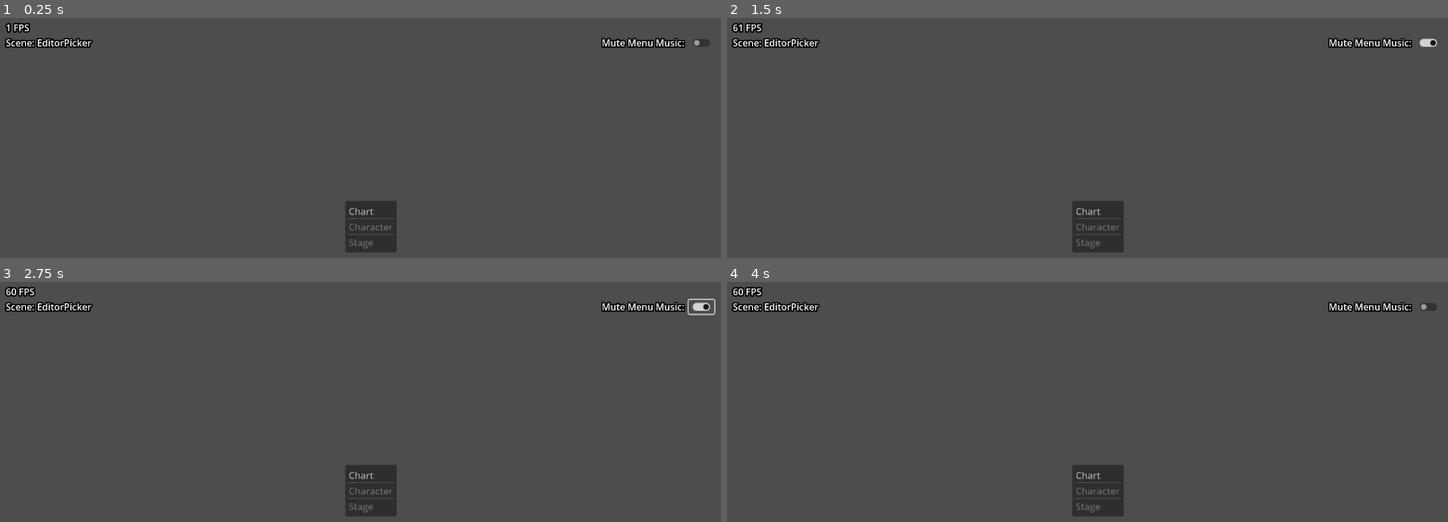
Above: before the commit, frames 1-4 (two rows, left to right).
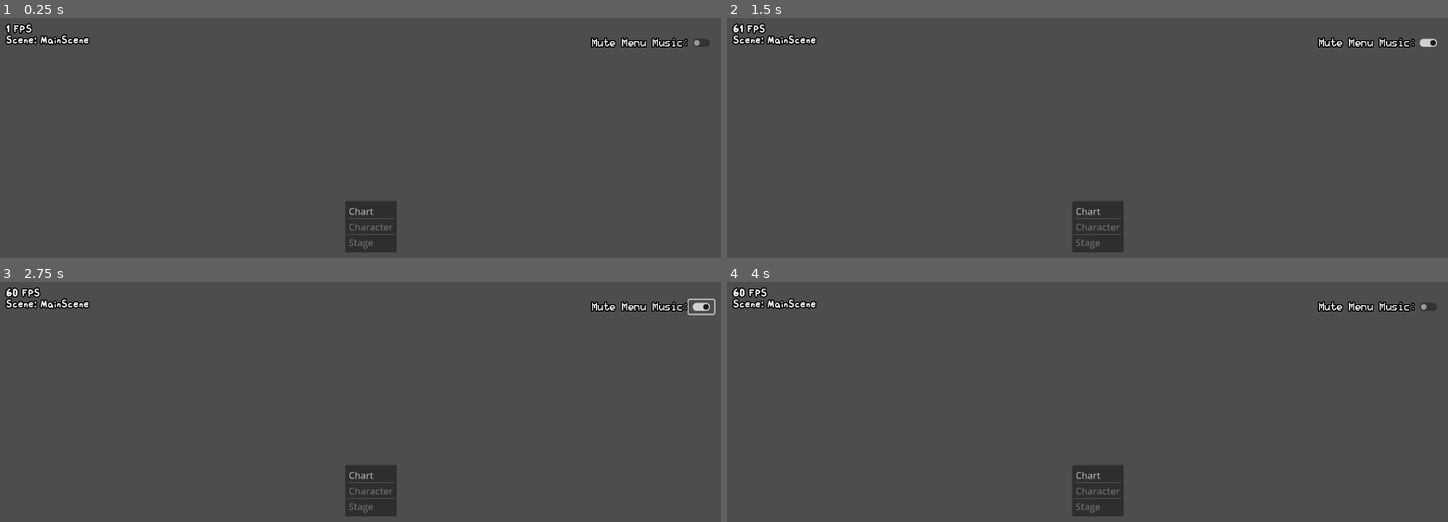
Above: after the commit, the same moments.

Repository: rodney528/Funkin-Editor
Game: Godot game, scene res://source/backend/scenes/main_scene.tscn
The game is run twice, just before and just after one commit, with the same random seed, the same clock (stepped at 60 frames per second) and the same inputs. Before the commit the project starts from res://source/scenes/editor_picker.tscn.
Inputs (mouse positions are in pixels of both pictures, inside the frame that each line leads up to):
- Up to frame 1 (0.25 s): no input
- Up to frame 2 (1.5 s): tap Enter at 0.5 s; move the mouse to (1260, 205) at 0.52 s; hold Up (ui_up) 0.53-1.25 s; click (1260, 205) at 0.67 s; tap Space (ui_select) at 0.77 s; click (1426, 42) at 1.25 s
- Up to frame 3 (2.75 s): tap Space (ui_select) at 2, 2.27 s; move the mouse to (223, 512) at 2.02 s; hold Down (ui_down) from 2.03 s (still down)
- Up to frame 4 (4 s): tap Enter at 2.75 s; move the mouse to (1174, 399) at 2.77 s; release Down (ui_down) at 2.78 s; hold Up (ui_up) from 2.78 s (still down); tap Space (ui_select) at 3.5, 3.77 s; move the mouse to (outside the picture) at 3.52 s; click (outside the picture) at 3.67 s

The runs differ from the first frame. In frame 1, 0.9% of the frame differs, in the area x 0-96%, y 1-13%; in frame 2, 1.0%; in frame 3, 1.0%; in frame 4, 1.0%.

Commit message:
😎
* Added theme stuff.
* Made a scene management system that works similar to haxe-flixel.
* Added more fonts.
* Progress on KeyCount related things.

Diff:
--- /dev/null
+++ b/_assets/themes/base_label_settings.tres
@@ -0,0 +1,9 @@
+[gd_resource type="LabelSettings" format=3 uid="uid://cyjr1dohwrsjy"]
+
+[ext_resource type="FontFile" uid="uid://cx7vd8i083o4k" path="res://assets/fonts/vcr-jp.ttf" id="1_d5l8m"]
+
+[resource]
+font = ExtResource("1_d5l8m")
+font_size = 14
+outline_size = 8
+outline_color = Color(0, 0, 0, 1)
--- /dev/null
+++ b/_assets/themes/button/style_box.tres
@@ -0,0 +1,18 @@
+[gd_resource type="StyleBoxFlat" format=3 uid="uid://cviu7yeg0xdwx"]
+
+[resource]
+content_margin_left = 10.0
+content_margin_top = 5.0
+content_margin_right = 10.0
+content_margin_bottom = 5.0
+bg_color = Color(0.2784314, 0.54901963, 0.7490196, 1)
+border_width_left = 5
+border_width_top = 5
+border_width_right = 5
+border_width_bottom = 5
+border_color = Color(0.185, 0.3635, 0.5, 1)
+border_blend = true
+corner_radius_top_left = 5
+corner_radius_top_right = 5
+corner_radius_bottom_right = 5
+corner_radius_bottom_left = 5
--- /dev/null
+++ b/_assets/themes/button/style_box_hover.tres
@@ -0,0 +1,18 @@
+[gd_resource type="StyleBoxFlat" format=3 uid="uid://bi5bkp82jdxjw"]
+
+[resource]
+content_margin_left = 10.0
+content_margin_top = 5.0
+content_margin_right = 10.0
+content_margin_bottom = 5.0
+bg_color = Color(0.37, 0.727, 1, 1)
+border_width_left = 5
+border_width_top = 5
+border_width_right = 5
+border_width_bottom = 5
+border_color = Color(0.2784314, 0.54901963, 0.7490196, 1)
+border_blend = true
+corner_radius_top_left = 5
+corner_radius_top_right = 5
+corner_radius_bottom_right = 5
+corner_radius_bottom_left = 5
--- /dev/null
+++ b/_assets/themes/button/style_box_hover_pressed.tres
@@ -0,0 +1,18 @@
+[gd_resource type="StyleBoxFlat" format=3 uid="uid://bqj560fngwdgq"]
+
+[resource]
+content_margin_left = 10.0
+content_margin_top = 5.0
+content_margin_right = 10.0
+content_margin_bottom = 5.0
+bg_color = Color(0.22200002, 0.43620002, 0.6, 1)
+border_width_left = 5
+border_width_top = 5
+border_width_right = 5
+border_width_bottom = 5
+border_color = Color(0.148, 0.2908, 0.4, 1)
+border_blend = true
+corner_radius_top_left = 5
+corner_radius_top_right = 5
+corner_radius_bottom_right = 5
+corner_radius_bottom_left = 5
--- /dev/null
+++ b/_assets/themes/button/style_box_pressed.tres
@@ -0,0 +1,18 @@
+[gd_resource type="StyleBoxFlat" format=3 uid="uid://41h2g1u85q2l"]
+
+[resource]
+content_margin_left = 10.0
+content_margin_top = 5.0
+content_margin_right = 10.0
+content_margin_bottom = 5.0
+bg_color = Color(0.185, 0.3635, 0.5, 1)
+border_width_left = 5
+border_width_top = 5
+border_width_right = 5
+border_width_bottom = 5
+border_color = Color(0.148, 0.2908, 0.4, 1)
+border_blend = true
+corner_radius_top_left = 5
+corner_radius_top_right = 5
+corner_radius_bottom_right = 5
+corner_radius_bottom_left = 5
--- /dev/null
+++ b/_assets/themes/theme.tres
@@ -0,0 +1,52 @@
+[gd_resource type="Theme" format=3 uid="uid://d2ju6vnaa4aqm"]
+
+[ext_resource type="FontFile" uid="uid://5vtfi7gt7a1t" path="res://assets/fonts/vcr-jp.ttf" id="1_lvqnu"]
+[ext_resource type="StyleBox" uid="uid://bi5bkp82jdxjw" path="res://_assets/themes/button/style_box_hover.tres" id="2_emic0"]
+[ext_resource type="StyleBox" uid="uid://bqj560fngwdgq" path="res://_assets/themes/button/style_box_hover_pressed.tres" id="3_eatx5"]
+[ext_resource type="StyleBox" uid="uid://cviu7yeg0xdwx" path="res://_assets/themes/button/style_box.tres" id="4_5w4y6"]
+[ext_resource type="StyleBox" uid="uid://41h2g1u85q2l" path="res://_assets/themes/button/style_box_pressed.tres" id="5_1mx0p"]
+
+[resource]
+Button/font_sizes/font_size = 14
+Button/fonts/font = ExtResource("1_lvqnu")
+Button/styles/hover = ExtResource("2_emic0")
+Button/styles/hover_pressed = ExtResource("3_eatx5")
+Button/styles/normal = ExtResource("4_5w4y6")
+Button/styles/pressed = ExtResource("5_1mx0p")
+CheckBox/font_sizes/font_size = 14
+CheckBox/fonts/font = ExtResource("1_lvqnu")
+CheckButton/font_sizes/font_size = 14
+CheckButton/fonts/font = ExtResource("1_lvqnu")
+ColorPickerButton/font_sizes/font_size = 14
+ColorPickerButton/fonts/font = ExtResource("1_lvqnu")
+ItemList/font_sizes/font_size = 14
+ItemList/fonts/font = ExtResource("1_lvqnu")
+Label/font_sizes/font_size = 14
+Label/fonts/font = ExtResource("1_lvqnu")
+LineEdit/font_sizes/font_size = 14
+LineEdit/fonts/font = ExtResource("1_lvqnu")
+MenuBar/fonts/font = ExtResource("1_lvqnu")
+MenuBar/styles/hover = ExtResource("2_emic0")
+MenuBar/styles/hover_pressed = ExtResource("3_eatx5")
+MenuBar/styles/normal = ExtResource("4_5w4y6")
+MenuBar/styles/pressed = ExtResource("5_1mx0p")
+MenuButton/font_sizes/font_size = 14
+MenuButton/fonts/font = ExtResource("1_lvqnu")
+OptionButton/font_sizes/font_size = 14
+OptionButton/fonts/font = ExtResource("1_lvqnu")
+PopupMenu/font_sizes/font_separator_size = 14
+PopupMenu/font_sizes/font_size = 14
+PopupMenu/font_sizes/title_font_size = 14
+PopupMenu/fonts/font = ExtResource("1_lvqnu")
+PopupMenu/fonts/font_separator = ExtResource("1_lvqnu")
+PopupMenu/fonts/title_font = ExtResource("1_lvqnu")
+ProgressBar/font_sizes/font_size = 14
+ProgressBar/fonts/font = ExtResource("1_lvqnu")
+TabContainer/font_sizes/font_size = 14
+TabContainer/fonts/font = ExtResource("1_lvqnu")
+TextEdit/font_sizes/font_size = 14
+TextEdit/fonts/font = ExtResource("1_lvqnu")
+Tree/font_sizes/font_size = 14
+Tree/font_sizes/title_button_font_size = 12
+Tree/fonts/font = ExtResource("1_lvqnu")
+Tree/fonts/title_button_font = ExtResource("1_lvqnu")
--- a/project.godot
+++ b/project.godot
@@ -11,7 +11,7 @@
 [application]
 
 config/name="Funkin' Editor"
-run/main_scene="uid://c4js7rf68hl27"
+run/main_scene="uid://dnjrx1xe57hq4"
 config/features=PackedStringArray("4.6", "GL Compatibility")
 config/icon="res://icon.svg"
 
@@ -25,12 +25,23 @@
 StatsOverlay="*uid://bq0ck54euhkci"
 Assets="*uid://chg6v134lo6f7"
 Paths="*uid://dj8nmsn2swid5"
+KeyCountUtil="*uid://cg5ds5arrmht7"
 QuantUtil="*uid://d4n0r41j2kt3i"
 
 [display]
 
 window/size/viewport_width=1280
 window/size/viewport_height=720
+
+[file_customization]
+
+folder_colors={
+"res://_assets/": "gray",
+"res://assets/": "blue",
+"res://autoload/": "purple",
+"res://mods/": "green",
+"res://source/": "orange"
+}
 
 [input]
 
--- a/source/backend/display/stats-overlay.gd
+++ b/source/backend/display/stats-overlay.gd
@@ -10,10 +10,10 @@
 func _ready():
 	process_mode = Node.PROCESS_MODE_ALWAYS
 	layer = 10000
-	#text.add_theme_font_override('font', load('res://assets/fonts/JetBrainsMono-Bold.ttf'))
-	#text.add_theme_font_size_override('font_size', 18)
-	text.add_theme_constant_override('outline_size', 10)
-	text.position = Vector2(10, 5)
+	text.add_theme_font_override('font', load('res://assets/fonts/funkin.ttf'))
+	text.add_theme_font_size_override('font_size', 20)
+	text.add_theme_constant_override('outline_size', 8)
+	text.position = Vector2(10, 10)
 	text.text = '0 FPS'
 	group.add_child(text)
 	add_child(group)
--- /dev/null
+++ b/source/backend/scenes/main_scene.gd
@@ -0,0 +1,16 @@
+class_name Scene extends Scene2D
+
+@export_file('*.tscn', '*.scn', '*.res') var initial_scene:String
+
+static var scene:Scene2D
+static var _self:Scene
+
+func _ready():
+	_self = self
+	scene = load(initial_scene).instantiate()
+	add_child(scene)
+
+static func switchScene(scene_path:String):
+	scene.queue_free()
+	scene = load(scene_path).instantiate()
+	_self.add_child(scene)
--- /dev/null
+++ b/source/backend/scenes/main_scene.tscn
@@ -0,0 +1,7 @@
+[gd_scene format=3 uid="uid://dnjrx1xe57hq4"]
+
+[ext_resource type="Script" uid="uid://bmyvhu66mrp1" path="res://source/backend/scenes/main_scene.gd" id="1_tle04"]
+
+[node name="MainScene" type="Node2D" unique_id=849600581]
+script = ExtResource("1_tle04")
+initial_scene = "uid://c4js7rf68hl27"
--- /dev/null
+++ b/source/backend/scenes/scene_2d.gd
@@ -0,0 +1,11 @@
+class_name Scene2D extends Node2D
+
+var parent:Scene2D
+var subScene:Scene2D
+
+func loadSubScene(scene_path:String, self_process_mode:ProcessMode = PROCESS_MODE_INHERIT):
+	process_mode = self_process_mode
+	if !Paths.exists(scene_path, Paths.SearchType.RAW):
+		print('[%s.loadSubScene] "%s" doesn\'t exist.' % [get_class(), scene_path])
+		return
+	Scene._self.add_child(load(scene_path).instantiate())
--- /dev/null
+++ b/source/backend/scenes/scene_2d.tscn
@@ -0,0 +1,6 @@
+[gd_scene format=3 uid="uid://ccs378kegflus"]
+
+[ext_resource type="Script" uid="uid://c7st7ryqusc0m" path="res://source/backend/scenes/scene_2d.gd" id="1_5fwcb"]
+
+[node name="Scene2D" type="Node2D" unique_id=580860815]
+script = ExtResource("1_5fwcb")
--- /dev/null
+++ b/source/backend/utils/keycount_util.gd
@@ -0,0 +1,51 @@
+extends Node
+
+const MIN_KEYS = 1 ## The minimum amount of keys.
+const MAX_KEYS = 9 ## The maximum amount of keys.
+
+const L = 0 ## 0 = Left
+const D = 1 ## 1 = Down
+const U = 2 ## 2 = Up
+const R = 3 ## 3 = Right
+
+## Contains data for all possible keycounts.
+var _countData:Dictionary[int, KeyCountData] = {
+	1: KeyCountData.new(1, [U]),
+	2: KeyCountData.new(2, [L, R]),
+	3: KeyCountData.new(3, [L, U, R]),
+	4: KeyCountData.new(4, [L, D, U, R]),
+	5: KeyCountData.new(5, [L, D, U, U, R]),
+	6: KeyCountData.new(6, [L, U, R, L, D, R]),
+	7: KeyCountData.new(7, [L, U, R, U, L, D, R]),
+	8: KeyCountData.new(8, [L, D, U, R, L, D, U, R]),
+	9: KeyCountData.new(9, [L, D, U, R, U, L, D, U, R])
+}
+
+## Returns keycount data of your choosing. If less then `MIN_KEYS` or more then `MAX_KEYS`, this will return null!
+func getData(count:int) -> KeyCountData:
+	if count < MIN_KEYS: print('[KeyCountUtil.getData] %s is less than MIN_KEYS (%s), returning null.' % [count, MIN_KEYS]); return null
+	if count > MAX_KEYS: print('[KeyCountUtil.getData] %s is greater than MAX_KEYS (%s), returning null.' % [count, MAX_KEYS]); return null
+	return _countData[count]
+
+## Wraps an index around the total length of "count". If less then `MIN_KEYS` or more then `MAX_KEYS`, this will return the input!
+func wrap(input:int, count:int) -> int:
+	if count < MIN_KEYS: print('[KeyCountUtil.wrap] %s is less than MIN_KEYS (%s), returning currnet input.' % [input, MIN_KEYS]); return input
+	if count > MAX_KEYS: print('[KeyCountUtil.wrap] %s is greater than MAX_KEYS (%s), returning current input.' % [input, MAX_KEYS]); return input
+	return getData(count).wrap(input)
+
+class KeyCountData extends Node:
+	var count:int
+	var converts:Array[int]
+
+	func _init(_count:int, _converts:Array[int]):
+		count = _count
+		if _converts.size() != count:
+			print('[KeyCountData.new] Count %s converts array has an incorrect size.' % count)
+		converts = _converts
+
+	## Wraps an index around the total length of "count".
+	func wrap(input:int) -> int:
+		return wrapi(input, 0, count - 1)
+
+	func _to_string() -> String:
+		return 'KeyCountData(Count: %s)' % count
--- a/source/backend/utils/quant_util.gd
+++ b/source/backend/utils/quant_util.gd
@@ -1,15 +1,19 @@
 extends Node
 
-const _unknownQuantColor:Color = Color(0x606789ff)
-const quantColors:PackedColorArray = [
+## List of quant indexes.
+const list:Array[int] = [4, 8, 12, 16, 20, 24, 32, 48, 64, 96, 192]
+## If the quant index chosen doesn't exist.
+const _unknownColor:Color = Color(0x606789ff)
+## All possible quant colors.
+const colors:Array[Color] = [
 	Color(0xff3535ff),
 	Color(0x536befff),
 	Color(0xc24b99ff),
 	Color(0x01e550ff),
-	_unknownQuantColor,
+	_unknownColor,
 	Color(0xff7ad7ff),
 	Color(0xffe83dff),
 	Color(0x10ebffff),
-	_unknownQuantColor,
-	_unknownQuantColor,
+	_unknownColor,
+	_unknownColor,
 ]
--- /dev/null
+++ b/source/gameplay/arrows/arrow_field.gd
@@ -0,0 +1,30 @@
+class_name ArrowField extends Node2D
+
+var charter:bool
+var count:int
+
+#var grid
+var strums:Node
+var notes:Node
+
+func _init(_count:int, _charter:bool = false):
+	charter = _charter
+	count = _count
+
+func _ready():
+	strums = Node.new()
+	notes = Node.new()
+
+	generateStrums()
+
+	add_child(strums)
+	add_child(notes)
+
+func generateStrums():
+	for strum in strums:
+		print(strum)
+	for i in range(count):
+		Strum.create(i)
+
+func generateNotes(time:float = -INF):
+	if charter: time = -INF # prevents it from eating your progress
--- a/source/gameplay/arrows/note.gd
+++ b/source/gameplay/arrows/note.gd
@@ -1,13 +1,15 @@
 class_name Note extends Sprite2D
 
-const dirAngles:PackedInt64Array = [0, 270, 90, 180]
+const dirAngles:Array[int] = [0, 270, 90, 180]
 
-var field#:ArrowField
+var field:ArrowField
 var strum:Strum
 
 var id:int
 var time:float
 var type:StringName = &'default'
+
+var skin:String = 'base'
 
 var wasHit = false
 var wasMissed = false
@@ -21,5 +23,6 @@
 	time = _time
 
 func _ready():
-	texture = load('res://assets/images/arrows/base/note head.png')
-	modulate = QuantUtil._unknownQuantColor
+	texture = load(Paths.image('arrows/%s/note head' % skin))
+	modulate = QuantUtil._unknownColor
+	scale = Vector2(0.7, 0.7)
--- a/source/gameplay/arrows/strum.gd
+++ b/source/gameplay/arrows/strum.gd
@@ -1,9 +1,20 @@
 class_name Strum extends AnimatedSprite2D
 
-var quantColor:Color = QuantUtil._unknownQuantColor
+var field:ArrowField
+
+var id:int
+
+var quantColor:Color = QuantUtil._unknownColor
+
+static var _create_id:int = 0
+static func create(_id:int) -> Strum:
+	_create_id = _id
+	return load('res://source/gameplay/arrows/strum.tscn').instantiate()
 
 func _ready():
-	pass
+	id = _create_id
 
 func _on_animation_changed():
-	modulate = (animation == 'static' if Color.WHITE else quantColor)
+	match animation: # allows press to be colorized without effecting void press
+		'static': modulate = Color.WHITE
+		'confirm': modulate = quantColor
--- a/source/scenes/editor_picker.gd
+++ b/source/scenes/editor_picker.gd
@@ -1,4 +1,4 @@
-class_name EditorPicker extends Node2D
+class_name EditorPicker extends Scene2D
 
 func _ready():
 	position = Vector2(get_window().size.x / 2, get_window().size.y / 2)
@@ -8,7 +8,7 @@
 	var id = $editorsList.get_item_text(index)
 	print('[EditorPicker._on_editors_item_activated] Opening "%s" Editor.' % id)
 	match id.to_lower():
-		'chart': get_tree().change_scene_to_file('res://source/scenes/editors/chart_editor.tscn')
+		'chart': Scene.switchScene('res://source/scenes/editors/chart_editor.tscn')
 
 func _on_mute_button_toggled(value:bool):
 	Global.bgMusic.muted = value
--- a/source/scenes/editor_picker.tscn
+++ b/source/scenes/editor_picker.tscn
@@ -1,9 +1,11 @@
 [gd_scene format=3 uid="uid://c4js7rf68hl27"]
 
 [ext_resource type="Script" uid="uid://lbiuu0nwsm2c" path="res://source/scenes/editor_picker.gd" id="1_tdhld"]
+[ext_resource type="LabelSettings" uid="uid://cyjr1dohwrsjy" path="res://_assets/themes/base_label_settings.tres" id="2_hcjeo"]
 
-[node name="EditorPicker" type="Node2D" unique_id=220426132]
+[node name="EditorPicker" type="Node2D" unique_id=1961512660]
 script = ExtResource("1_tdhld")
+metadata/_custom_type_script = "uid://c7st7ryqusc0m"
 
 [node name="editorsList" type="ItemList" parent="." unique_id=773698303]
 clip_contents = false
@@ -37,14 +39,15 @@
 accessibility_name = "mutebutton"
 
 [node name="mute_txt" type="Label" parent="." unique_id=408956706]
-offset_left = 399.0
-offset_top = -329.0
-offset_right = 542.0
-offset_bottom = -306.0
+offset_left = 382.0
+offset_top = -324.0
+offset_right = 551.0
+offset_bottom = -309.0
 accessibility_name = "mutetxt"
 theme_override_colors/font_outline_color = Color(0, 0, 0, 1)
 theme_override_constants/outline_size = 10
 text = "Mute Menu Music:"
+label_settings = ExtResource("2_hcjeo")
 autowrap_trim_flags = 0
 justification_flags = 0
 language = "en"
--- a/source/scenes/editors/chart_editor.gd
+++ b/source/scenes/editors/chart_editor.gd
@@ -1,4 +1,4 @@
-class_name ChartEditor extends Node2D
+class_name ChartEditor extends Scene2D
 
 var _menutheme = Global.bgMusic
 var songTime:float:
@@ -8,9 +8,7 @@
 		return value
 
 func initPlayTest():
-	get_tree().paused = true
-	var subScene = load('res://source/scenes/play_test_scene.tscn').instantiate()
-	add_child(subScene)
+	loadSubScene('res://source/scenes/play_test_scene.tscn', Node.PROCESS_MODE_DISABLED)
 
 var _lastplaying = false
 func _process(_delta:float):
@@ -19,7 +17,7 @@
 		if _lastplaying: _menutheme.playing = false
 		else: Global.startVolTween()
 	if _lastplaying: $time_slider.value = remap(songTime, 0, $currentsong.length, 0, 1)
-	$songInfoTxt/info.text = '%s  /  %s\n%s\n%s\n%s\n%s\n%s  /  %s' % [Global.toDisplayTime($currentson …(247 unchanged characters)…
+	$songInfoTxt/info.text = '%s / %s\n%s\n%s\n%s\n%s\n%s / %s' % [Global.toDisplayTime($currentson …(247 unchanged characters)…
 
 func _unhandled_input(event:InputEvent):
 	if event.is_action_released('ui_home'): songTime = 0
@@ -50,7 +48,7 @@
 			if _lastplaying:
 				Global.startVolTween()
 			$currentsong.playing = false
-			get_tree().change_scene_to_file('res://source/scenes/editor_picker.tscn')
+			Scene.switchScene('res://source/scenes/editor_picker.tscn')
 
 func _on_edit_index_pressed(index:int):
 	var id = $menu_bar/Edit.get_item_text(index)
--- a/source/scenes/editors/chart_editor.tscn
+++ b/source/scenes/editors/chart_editor.tscn
@@ -2,9 +2,12 @@
 
 [ext_resource type="Script" uid="uid://ceu656n8igpmm" path="res://source/scenes/editors/chart_editor.gd" id="1_8c3wk"]
 [ext_resource type="Script" uid="uid://dlnj1owdtcruj" path="res://source/backend/systems/conductor.gd" id="2_oq2wg"]
+[ext_resource type="Theme" uid="uid://d2ju6vnaa4aqm" path="res://_assets/themes/theme.tres" id="3_i1n7p"]
+[ext_resource type="LabelSettings" uid="uid://cyjr1dohwrsjy" path="res://_assets/themes/base_label_settings.tres" id="4_ogk2p"]
 
-[node name="ChartEditor" type="Node2D" unique_id=1960867832]
+[node name="ChartEditor" type="Node2D" unique_id=1053138376]
 script = ExtResource("1_8c3wk")
+metadata/_custom_type_script = "uid://c7st7ryqusc0m"
 
 [node name="currentsong" type="Node" parent="." unique_id=1812109308]
 script = ExtResource("2_oq2wg")
@@ -19,6 +22,7 @@
 offset_bottom = 31.0
 scale = Vector2(1, 0.996875)
 accessibility_name = "menubar"
+theme = ExtResource("3_i1n7p")
 language = "en"
 metadata/_edit_use_anchors_ = true
 
@@ -40,26 +44,22 @@
 oversampling_override = 1.0
 allow_search = false
 
-[node name="rateTxt" type="Label" parent="." unique_id=1232678535]
-offset_left = 855.0
-offset_top = 2.0
-offset_right = 951.0
-offset_bottom = 25.0
-accessibility_name = "rateTxt"
-theme_override_colors/font_outline_color = Color(0, 0, 0, 1)
-theme_override_constants/outline_size = 10
-text = "Rate:  1"
+[node name="rateTxt" type="Label" parent="." unique_id=1819544079]
+offset_left = 758.0
+offset_top = 7.0
+offset_right = 960.0
+offset_bottom = 28.0
+accessibility_name = "ratetxt"
+theme_override_font_sizes/font_size = 14
+text = "Rate: 1"
+label_settings = ExtResource("4_ogk2p")
 horizontal_alignment = 2
-autowrap_trim_flags = 0
-justification_flags = 0
-language = "en"
-metadata/_edit_use_anchors_ = true
 
-[node name="rate_slider" type="HSlider" parent="." unique_id=1496007953]
-offset_left = 958.0
-offset_top = 6.0
-offset_right = 1269.0
-offset_bottom = 22.0
+[node name="rate_slider" type="HSlider" parent="." unique_id=2077559452]
+offset_left = 965.0
+offset_top = 5.0
+offset_right = 1275.0
+offset_bottom = 21.0
 focus_mode = 0
 accessibility_name = "rateslider"
 min_value = 0.1
@@ -70,63 +70,49 @@
 tick_count = 12
 ticks_on_borders = true
 ticks_position = 3
-metadata/_edit_use_anchors_ = true
 
 [node name="songInfoTxt" type="Control" parent="." unique_id=805225570]
 layout_mode = 3
 anchors_preset = 0
-offset_left = 1058.0
+offset_left = 1020.0
 offset_top = 30.0
-offset_right = 1058.0
+offset_right = 1020.0
 offset_bottom = 30.0
 accessibility_name = "songInfoText"
 metadata/_edit_use_anchors_ = true
 
-[node name="header" type="Label" parent="songInfoTxt" unique_id=126101037]
+[node name="header" type="Label" parent="songInfoTxt" unique_id=618561413]
 layout_mode = 0
-offset_right = 121.0
-offset_bottom = 153.0
-scale = Vector2(1.0024661, 1)
+offset_right = 240.0
+offset_bottom = 105.0
 accessibility_name = "header"
-theme_override_colors/font_outline_color = Color(0, 0, 0, 1)
-theme_override_constants/outline_size = 10
 text = "
 Step:
 Beat:
 Measure:
 BPM:
 Time Signature:"
-autowrap_trim_flags = 0
-justification_flags = 0
-language = "en"
-metadata/_edit_use_anchors_ = true
+label_settings = ExtResource("4_ogk2p")
 
-[node name="info" type="Label" parent="songInfoTxt" unique_id=22872880]
+[node name="info" type="Label" parent="songInfoTxt" unique_id=1023527722]
 layout_mode = 0
-offset_left = 1.6212463e-05
-offset_top = 1.0
-offset_right = 195.8893
-offset_bottom = 154.0
-scale = Vector2(1.0024661, 1)
+offset_right = 240.0
+offset_bottom = 105.0
 accessibility_name = "info"
-theme_override_colors/font_outline_color = Color(0, 0, 0, 1)
-theme_override_constants/outline_size = 10
-text = "0:00.000  /  0:00.000
+text = "0:00.000 / 0:00.000
 0
 0
 0
 100
-4  /  4"
+4 / 4"
+label_settings = ExtResource("4_ogk2p")
 horizontal_alignment = 2
-autowrap_trim_flags = 0
-justification_flags = 0
-language = "en"
-metadata/_edit_use_anchors_ = true
 
 [node name="time_slider" type="HSlider" parent="." unique_id=2005502349]
-offset_top = 705.0
-offset_right = 1280.0
-offset_bottom = 721.0
+offset_left = 5.0
+offset_top = 700.0
+offset_right = 1275.0
+offset_bottom = 716.0
 focus_mode = 0
 accessibility_name = "timeslider"
 max_value = 1.0
--- a/source/scenes/play_test_scene.gd
+++ b/source/scenes/play_test_scene.gd
@@ -1,11 +1,11 @@
-extends Node2D
+class_name PlayTestScene extends Scene2D
 
 func _ready():
 	Global.bgMusic.playing = false
 
-func _process(_delta:float):
-	if Input.is_action_just_pressed('ui_cancel'):
+func _unhandled_input(event:InputEvent):
+	if event.is_action_pressed('ui_cancel'):
 		queue_free()
-		get_tree().paused = false
-		get_parent().get_node('currentsong').playing = false
+		Scene.scene.process_mode = Node.PROCESS_MODE_INHERIT
+		Scene.scene.get_node('currentsong').playing = false
 		Global.startVolTween()
--- a/source/scenes/play_test_scene.tscn
+++ b/source/scenes/play_test_scene.tscn
@@ -3,9 +3,9 @@
 [ext_resource type="Script" uid="uid://ds251wkbvvt6n" path="res://source/scenes/play_test_scene.gd" id="1_u2ks6"]
 [ext_resource type="Script" uid="uid://dlnj1owdtcruj" path="res://source/backend/systems/conductor.gd" id="2_bjqp0"]
 
-[node name="PlayTestScene" type="Node2D" unique_id=2098192738]
-process_mode = 3
+[node name="PlayTestScene" type="Node2D" unique_id=8824803]
 script = ExtResource("1_u2ks6")
+metadata/_custom_type_script = "uid://c7st7ryqusc0m"
 
 [node name="currentsong" type="Node" parent="." unique_id=1013494588]
 script = ExtResource("2_bjqp0")
Binary file added: assets/fonts/funkin.ttf
Not shown, added: assets/fonts/funkin.ttf.import
Binary file added: assets/fonts/vcr-jp.ttf
Not shown, added: assets/fonts/vcr-jp.ttf.import
Not shown, added: source/backend/scenes/main_scene.gd.uid
Not shown, added: source/backend/scenes/scene_2d.gd.uid
Not shown, added: source/backend/utils/keycount_util.gd.uid
Not shown, added: source/gameplay/arrows/arrow_field.gd.uid
